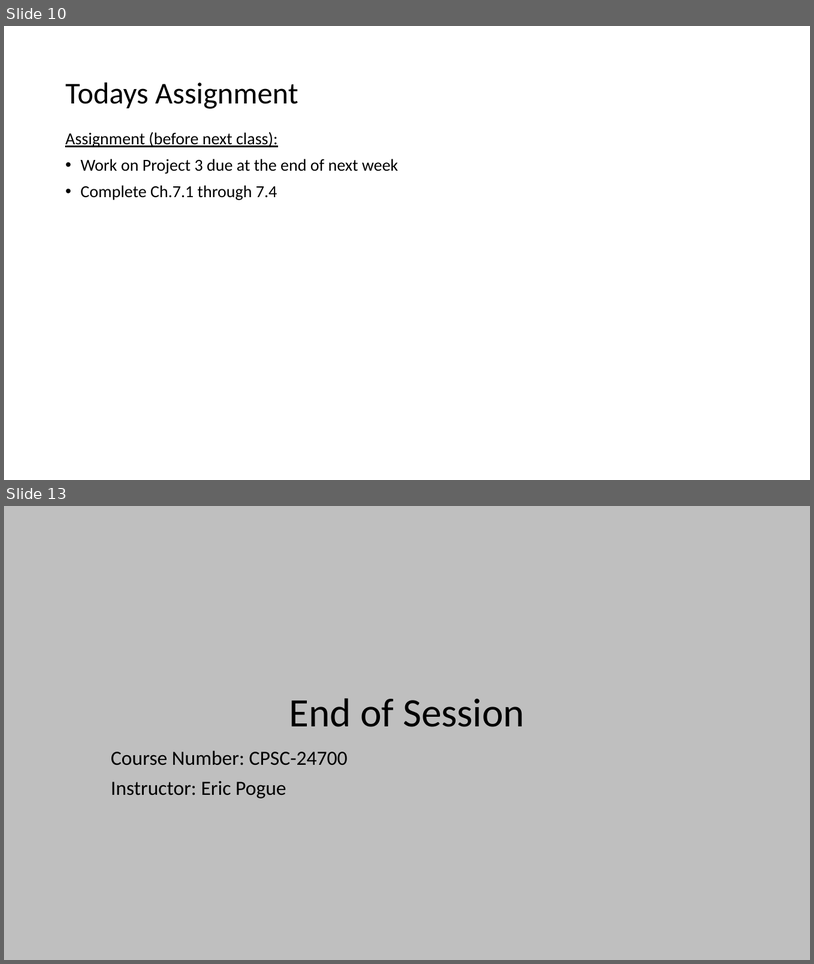
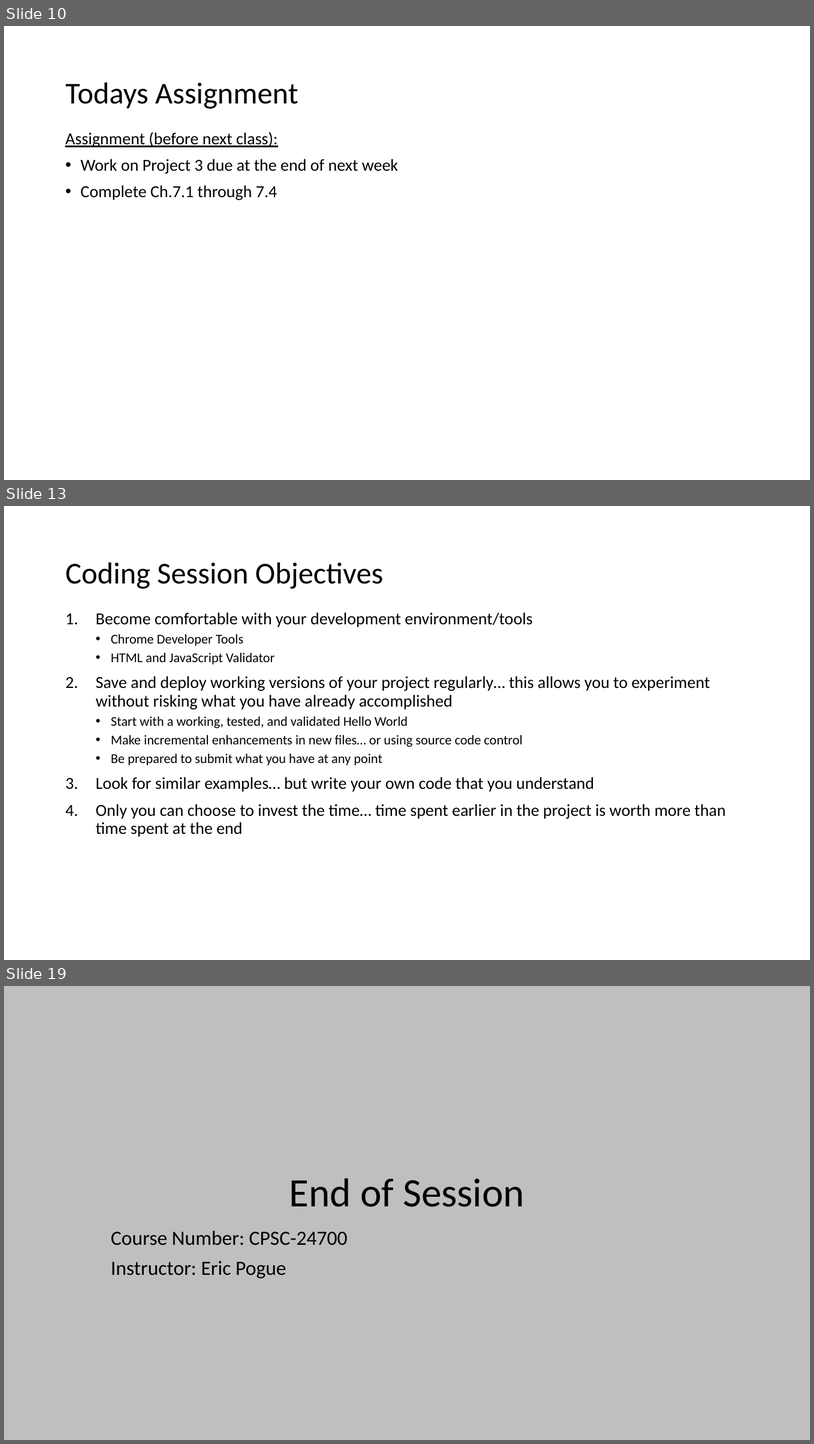
Before and after one commit to EricJPogue/www-epogue-info, a slide deck: CPSC-24700/Presentations/session-21.pptx. Shown one above the other, each under a label of ours: slides 10 and 13 before the commit, slides 10, 13 and 19 after it; the slides between them are not shown. The pictures are 814x964 and 814x1444 pixels, drawn with LibreOffice and Linux fonts; fonts in the diff are those of the drawing; background and template pictures are left out. Boxes give left, top, right and bottom in pixels: in the first picture for what was removed or moved away, otherwise in the second. Text is boxed around its words. In the diff, an @@ line names an element or a change of style, - is before the commit and + after.

Commit message:
Update session 21 documents and add google-maps-lite.

```diff
--- a/CPSC-24700/Presentations/session-21.pptx
+++ b/CPSC-24700/Presentations/session-21.pptx
@@ slide 13 added at bbox=[4, 506, 810, 960], background #FFFFFF @@
@@ title added at bbox=[65, 562, 383, 589], 36 pt, text #000000 @@
+Coding Session Objectives
@@ text added at bbox=[96, 612, 726, 837], 20 pt, text #000000 @@
+1. Become comfortable with your development environment/tools
+  • Chrome Developer Tools
+  • HTML and JavaScript Validator
+2. Save and deploy working versions of your project regularly… this allows you to experiment without risking what you have already accomplished
+  • Start with a working, tested, and validated Hello World
+  • Make incremental enhancements in new files… or using source code control
+  • Be prepared to submit what you have at any point
+3. Look for similar examples… but write your own code that you understand
+4. Only you can choose to invest the time… time spent earlier in the project is worth more than time spent at the end
@@ what was slide 13 is now slide 19 @@
```
Also in this commit, not shown: 2 slides changed, 6 other slides added, 1 slide removed, 4 other files.
